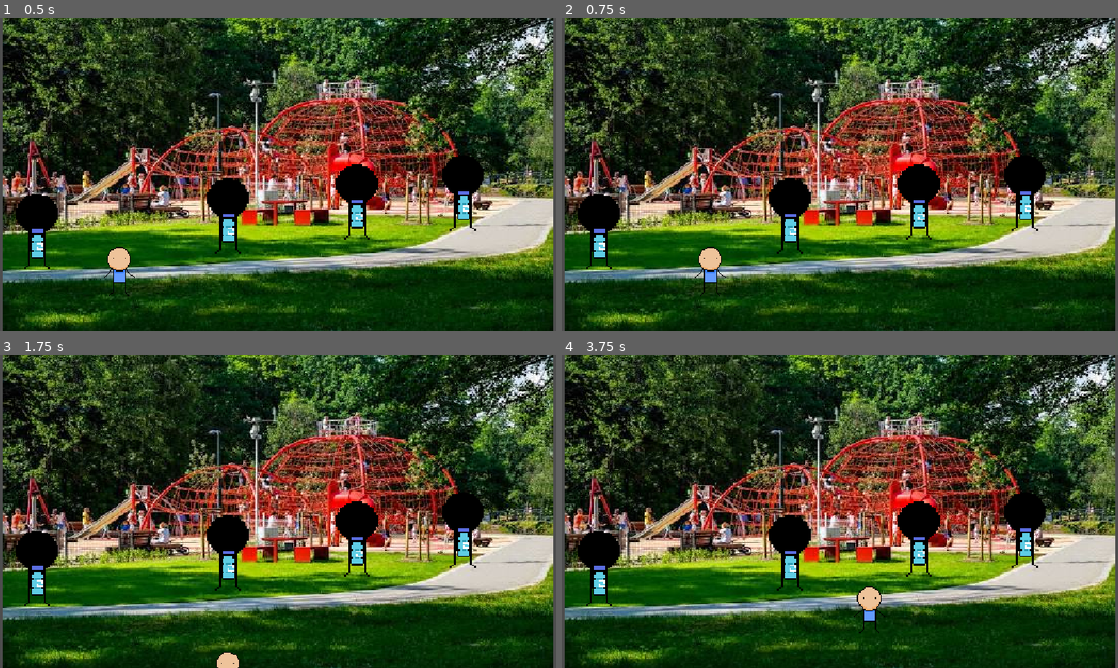
Above: before the commit, frames 1-4 (two rows, left to right).
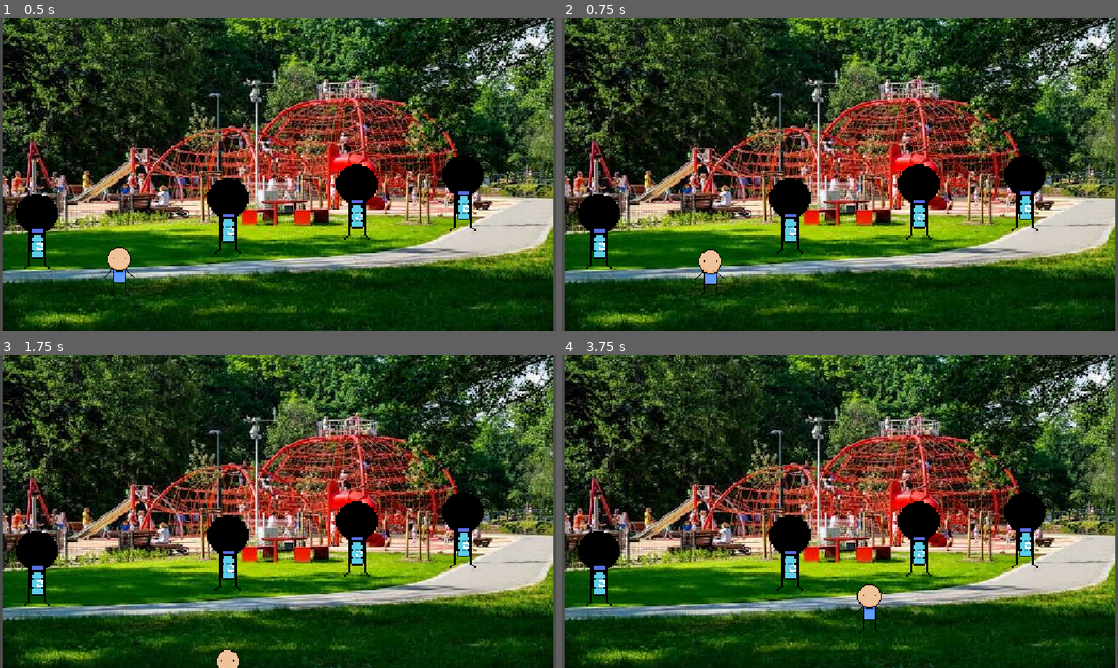
Above: after the commit, the same moments.

Repository: UBGC/quest_for_kaucja
Game: Godot game, scene res://node_2d.tscn
The game is run twice, just before and just after one commit, with the same random seed, the same clock (stepped at 60 frames per second) and the same inputs. This scene is started directly instead of the project's main scene.
Inputs (mouse positions are in pixels of both pictures, inside the frame that each line leads up to):
- Up to frame 1 (0.5 s): no input
- Up to frame 2 (0.75 s): tap Enter at 0.5 s; move the mouse to (962, 158) at 0.52 s; hold D (Right) from 0.53 s (still down); hold Enter from 0.53 s (still down)
- Up to frame 3 (1.75 s): move the mouse to (166, 527) at 1.27 s; release D (Right) at 1.28 s; release Enter at 1.28 s; hold S (Down) from 1.28 s (still down); tap Ctrl at 1.35 s
- Up to frame 4 (3.75 s): move the mouse to (895, 442) at 2.02 s; release S (Down) at 2.03 s; hold D (Right) 2.03-2.78 s; hold Shift 2.03-2.78 s; tap Space at 2.75 s; move the mouse to (812, 574) at 2.77 s; hold W (Up) 2.78-3.53 s; tap Enter at 2.85 s; move the mouse to (1006, 558) at 3.52 s; hold A (Left) from 3.53 s (still down); hold Ctrl from 3.53 s (still down)

Frame 1 is identical in both runs. In frame 2, 0.2% of the frame differs, in the area x 23-30%, y 73-86%; in frame 3, less than 0.1%; in frame 4, 0.2%, in the area x 52-59%, y 73-86%.

Commit message:
Add bottle gameplay and second level
Add bottle sprites and collision areas, timed bottle spawning, updated bottle valuation, and a second level with player walking animations. Remove the devrelay MCP configuration.

Diff:
--- a/butelki.gd
+++ b/butelki.gd
@@ -4,7 +4,7 @@
 const FLAG_SZKLANA = 1 << 0    # 1 (binarnie: 01)
 const FLAG_KAUCYJNA = 1 << 1  # 2 (binarnie: 10)
 
-@export var spritesheet: Texture2D
+var spritesheet: Texture2D = preload("res://BottleSpriteSheet.png")
 
 # Baza danych 6 typów butelek (współrzędne na spritesheet w pikselach: Rect2(x, y, szerokość, wysokość))
 # Załóżmy, że każda ikonka butelki ma wymiary 32x64 piksele i leżą one w rzędzie obok siebie.
@@ -12,32 +12,32 @@
 	{
 		"flags": FLAG_SZKLANA | FLAG_KAUCYJNA, # Szklana (1) + Kaucyjna (2) = 3
 		"base_value": 1.0,
-		"region": Rect2(0, 0, 32, 64)
+		"region": Rect2(0, 0, 13, 18)
 	},
 	{
 		"flags": FLAG_SZKLANA,                 # Tylko Szklana (1)
 		"base_value": 1.0,
-		"region": Rect2(32, 0, 32, 64)
+		"region": Rect2(13, 0, 13, 18)
 	},
 	{
 		"flags": FLAG_KAUCYJNA,                # Tylko Kaucyjna (2)
 		"base_value": 1.0,
-		"region": Rect2(64, 0, 32, 64)
+		"region": Rect2(26, 0, 13, 18)
 	},
 	{
 		"flags": 0,                            # Zwykła (ani szklana, ani kaucyjna - np. plastykowa jednorazowa)
 		"base_value": 1.0,
-		"region": Rect2(96, 0, 32, 64)
+		"region": Rect2(39, 0, 13, 18)
 	},
 	{
 		"flags": FLAG_SZKLANA | FLAG_KAUCYJNA, # Kolejny wariant szklanej kaucyjnej
 		"base_value": 1.5,
-		"region": Rect2(128, 0, 32, 64)
+		"region": Rect2(52, 0, 13, 18)
 	},
 	{
 		"flags": FLAG_SZKLANA,                 # Kolejny wariant szklanej niekaucyjnej
 		"base_value": 1.2,
-		"region": Rect2(160, 0, 32, 64)
+		"region": Rect2(65, 0, 13, 18)
 	}
 ]
 
@@ -74,7 +74,7 @@
 	# Sprawdzamy, czy flaga KAUCYJNA jest ustawiona
 	if not (flags & FLAG_KAUCYJNA):
 		# Jeśli NIE jest kaucyjna, stosujemy karę -3 zł (lub ustawiamy sztywno -3)
-		value = -3.0
+		value *= -3.0
 		# Uwaga: jeśli chcesz, aby kara -3 była niezależna od bazy, możesz dać np. value -= 3.0
 
 	return value
--- /dev/null
+++ b/people.gd
@@ -0,0 +1,15 @@
+extends CharacterBody2D
+
+
+var bootle: PackedScene = preload("res://bootle.tscn")
+
+const SPEED = 300.0
+const JUMP_VELOCITY = -400.0
+
+var time = 0.0
+
+func _process(delta: float) -> void:
+	time += delta
+	if time >= 20:
+		time = 0.0
+		get_parent().add_child(bootle.instantiate())
--- a/player.tscn
+++ b/player.tscn
@@ -2,6 +2,7 @@
 
 [ext_resource type="Script" uid="uid://dsqfx4nryo1h1" path="res://character_body_2d.gd" id="1_vfg1r"]
 [ext_resource type="Texture2D" uid="uid://condx60sv1v8l" path="res://playerSpriteSheetIdle.png" id="2_onrkg"]
+[ext_resource type="Texture2D" uid="uid://b0qvj3115yp5r" path="res://playerWalkingSpriteSheet.png" id="3_i3pqv"]
 
 [sub_resource type="AtlasTexture" id="AtlasTexture_i3pqv"]
 atlas = ExtResource("2_onrkg")
@@ -10,6 +11,22 @@
 [sub_resource type="AtlasTexture" id="AtlasTexture_hqtel"]
 atlas = ExtResource("2_onrkg")
 region = Rect2(28, 0, 28, 44)
+
+[sub_resource type="AtlasTexture" id="AtlasTexture_sweqy"]
+atlas = ExtResource("3_i3pqv")
+region = Rect2(0, 0, 28, 44)
+
+[sub_resource type="AtlasTexture" id="AtlasTexture_2hs0m"]
+atlas = ExtResource("3_i3pqv")
+region = Rect2(28, 0, 28, 44)
+
+[sub_resource type="AtlasTexture" id="AtlasTexture_1jxqw"]
+atlas = ExtResource("3_i3pqv")
+region = Rect2(56, 0, 28, 44)
+
+[sub_resource type="AtlasTexture" id="AtlasTexture_dw050"]
+atlas = ExtResource("3_i3pqv")
+region = Rect2(84, 0, 28, 44)
 
 [sub_resource type="SpriteFrames" id="SpriteFrames_sweqy"]
 animations = [{
@@ -20,8 +37,25 @@
 "duration": 1.0,
 "texture": SubResource("AtlasTexture_hqtel")
 }],
-"loop": true,
+"loop": 1,
 "name": &"idle",
+"speed": 5.0
+}, {
+"frames": [{
+"duration": 1.0,
+"texture": SubResource("AtlasTexture_sweqy")
+}, {
+"duration": 1.0,
+"texture": SubResource("AtlasTexture_2hs0m")
+}, {
+"duration": 1.0,
+"texture": SubResource("AtlasTexture_1jxqw")
+}, {
+"duration": 1.0,
+"texture": SubResource("AtlasTexture_dw050")
+}],
+"loop": 1,
+"name": &"walk",
 "speed": 5.0
 }]
 
@@ -36,8 +70,7 @@
 
 [node name="AnimatedSprite2D" type="AnimatedSprite2D" parent="." unique_id=1023380680]
 sprite_frames = SubResource("SpriteFrames_sweqy")
-animation = &"idle"
-frame_progress = 0.4659194
+animation = &"walk"
 
 [node name="CollisionShape2D" type="CollisionShape2D" parent="." unique_id=861288820]
 position = Vector2(1, 0)
--- a/project.godot
+++ b/project.godot
@@ -31,7 +31,6 @@
 [global_group]
 
 player=""
-bootle=""
 
 [input]
 
Not shown, changed: .roo/mcp.json
Not shown, removed: butelkaSpawner.gd.uid
Binary file removed: mainMenuBG.png
Not shown, removed: mainMenuBG.png.import
Not shown, added: people.gd.uid
